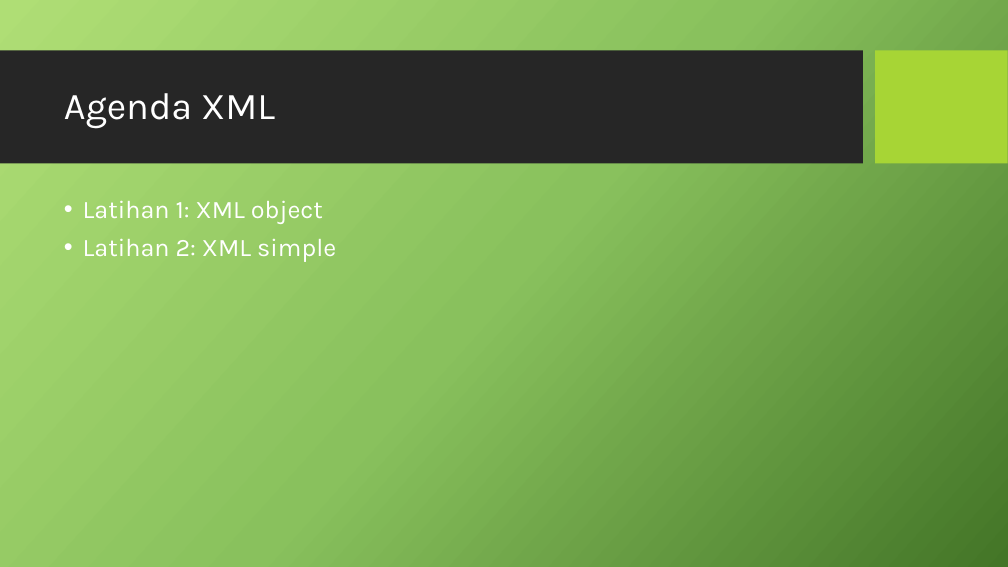
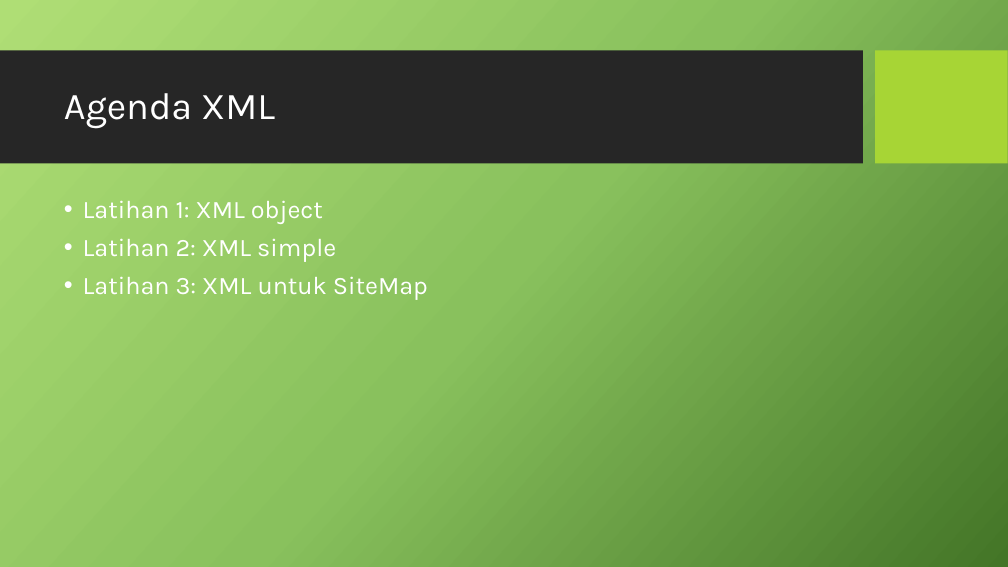
Before and after one commit to prayitna/asp.net, a slide deck: slide 11 of presentasi 3.pptx. Drawn at 1008x567 pixels with LibreOffice and Linux fonts; fonts in the diff are those of the drawing; background and template pictures are left out. Boxes give left, top, right and bottom in pixels: in the first picture for what was removed or moved away, otherwise in the second. Text is boxed around its words. In the diff, an @@ line names an element or a change of style, - is before the commit and + after.

Commit message:
latihan1 & 2

```diff
--- a/presentasi 3.pptx
+++ b/presentasi 3.pptx
@@ text at box(83, 276, 428, 300): paragraph added @@
+• Latihan 3: XML untuk SiteMap
```
Also in this commit, not shown: 6 slides added, 32 other files.
